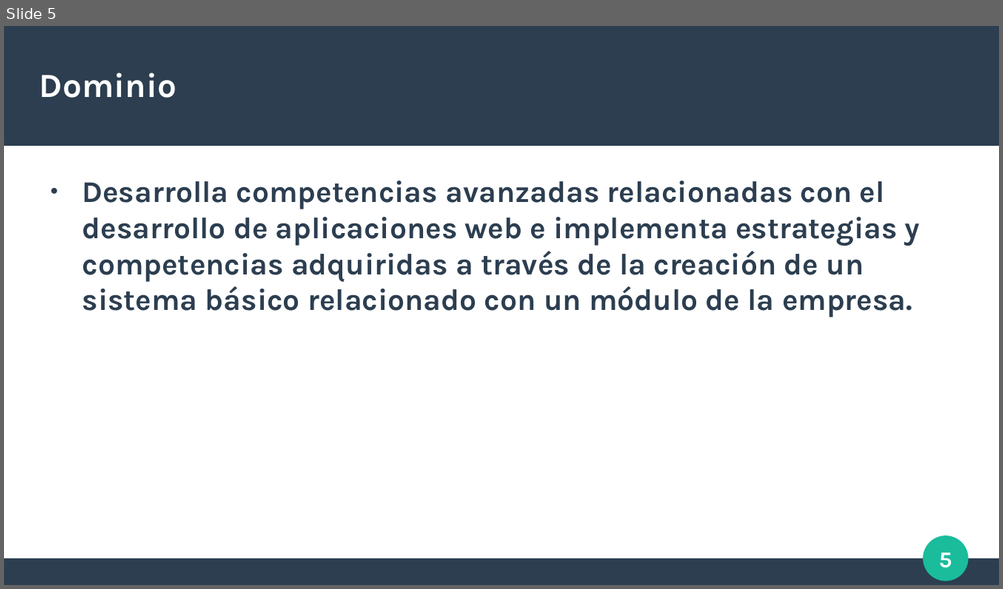
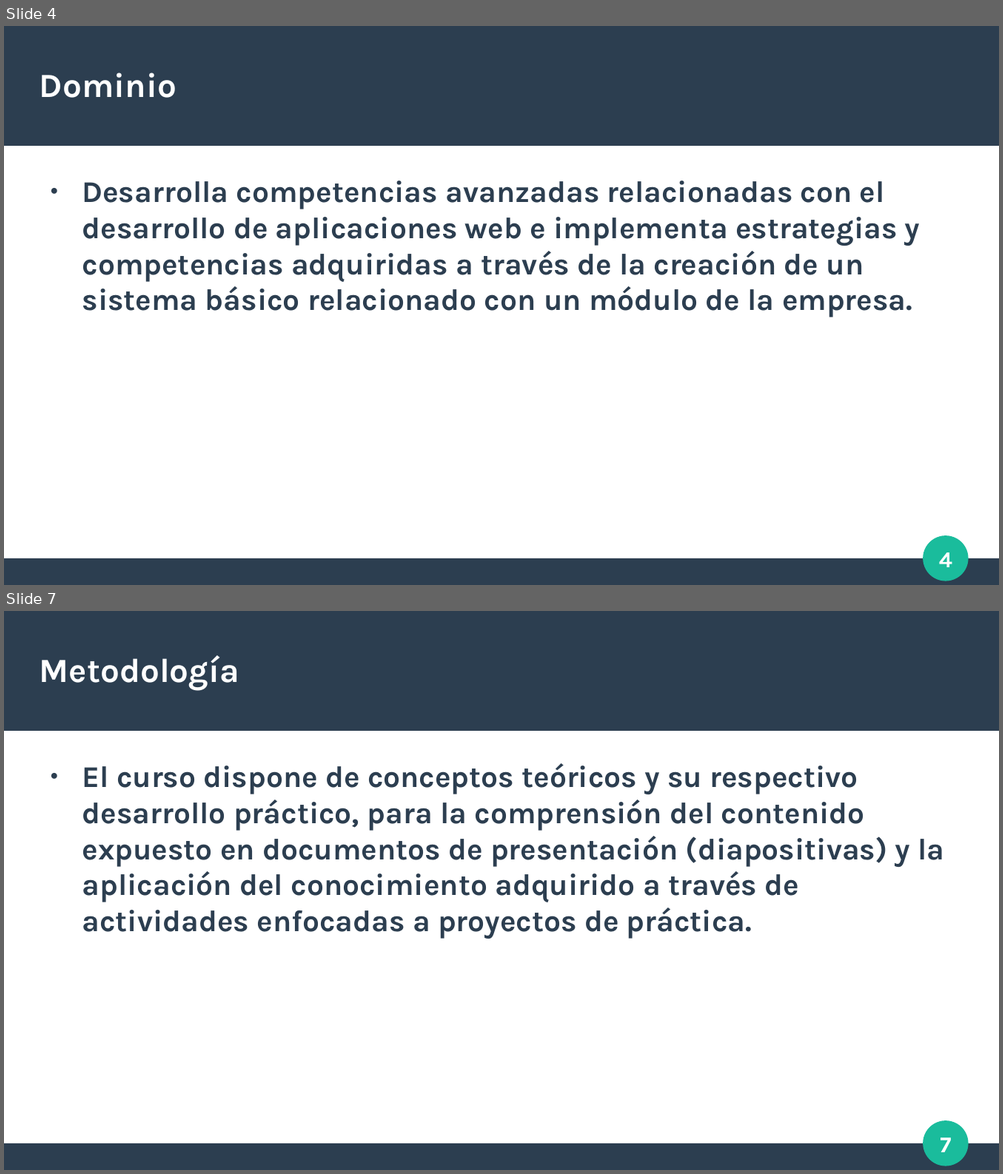
Before and after one commit to LuxyKolink/SyH-Cursos, a slide deck: Presentación curso.odp. Shown one above the other, each under a label of ours: slide 5 before the commit, slides 4 and 7 after it; the slides between them are not shown. The pictures are 1003x589 and 1003x1174 pixels, drawn with LibreOffice and Linux fonts; fonts in the diff are those of the drawing. Boxes give left, top, right and bottom in pixels: in the first picture for what was removed or moved away, otherwise in the second. Text is boxed around its words. In the diff, an @@ line names an element or a change of style, - is before the commit and + after.

```diff
--- a/Presentación curso.odp
+++ b/Presentación curso.odp
@@ slide 7 added at box(4, 611, 999, 1170), background #FFFFFF; not listed: 4 template elements that a slide beside it also shows @@
@@ title added at box(40, 655, 239, 690), 27 pt, text #FFFFFF, bold @@
+Metodología
@@ text added at box(82, 763, 945, 939), 24 pt, text #2C3E50, bold @@
+● El curso dispone de conceptos teóricos y su respectivo desarrollo práctico, para la comprensión del contenido expuesto en documentos de presentación (diapositivas) y la aplicación del conocimiento adquirido a través de actividades enfocadas a proyectos de práctica.
@@ what was slide 5 is now slide 4 @@
@@ page number at box(939, 553, 952, 568): text changed @@
-5
+4
```
Also in this commit, not shown: 1 slide changed, 3 other slides added, 1 slide removed, 15 other files.
